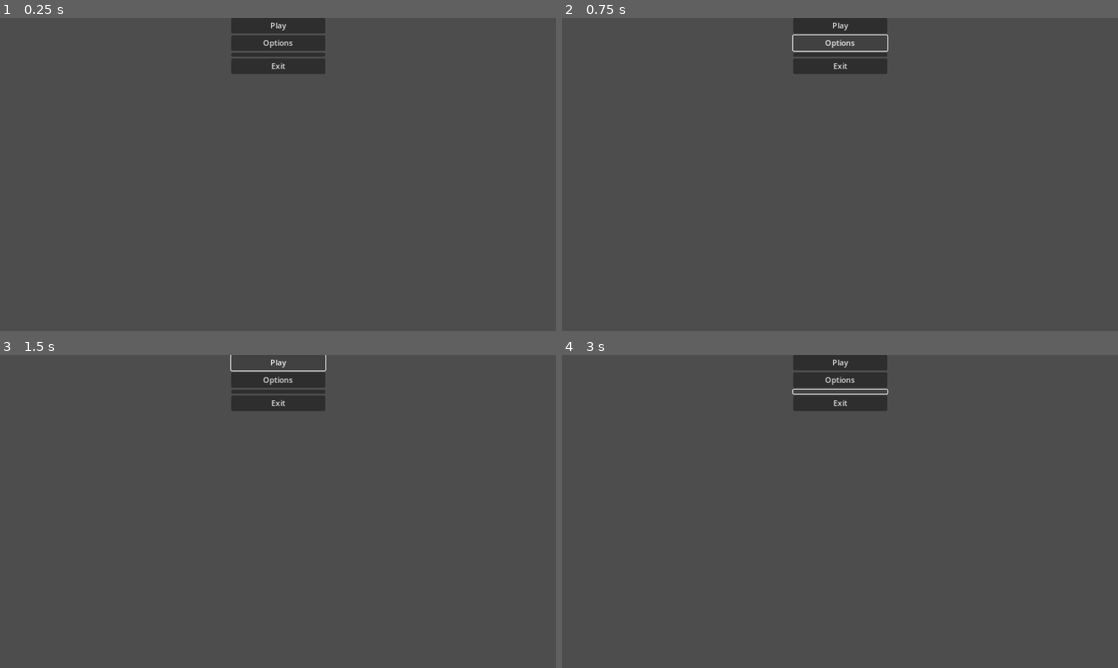
Above: before the commit, frames 1-4 (two rows, left to right).
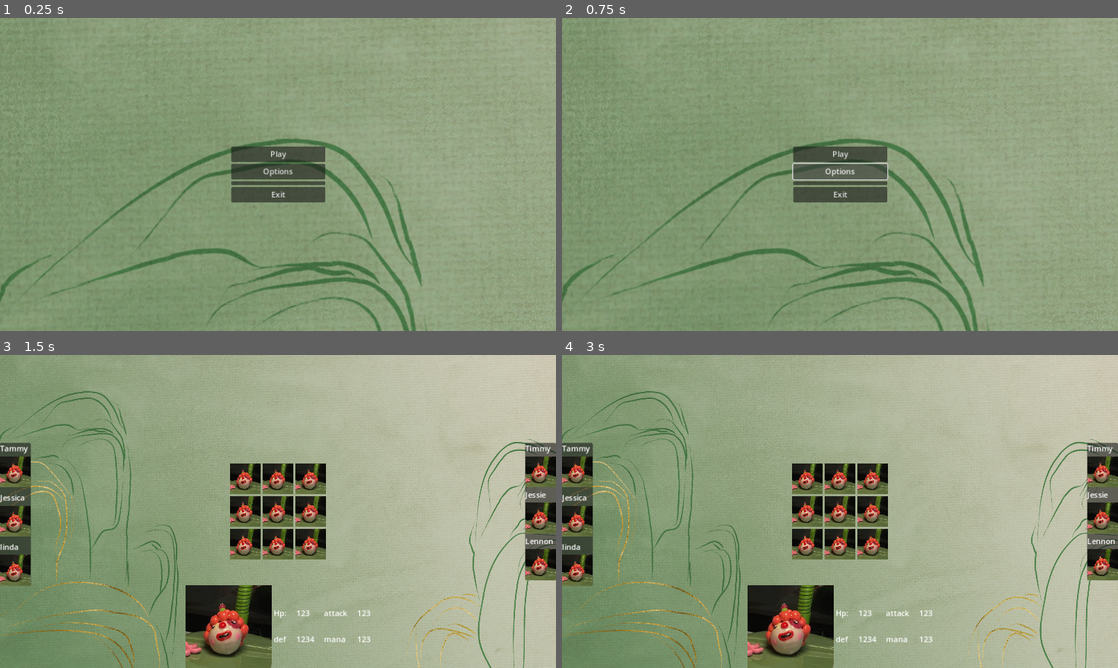
Above: after the commit, the same moments.

Repository: pt80/boardGame
Game: Godot game, scene res://scenes/mainMenu.tscn
Two runs of this game, one before a commit and one after it. Both use one fixed random seed, a clock stepped at 60 frames per second and the inputs below.
Inputs (mouse positions are in pixels of both pictures, inside the frame that each line leads up to):
- Up to frame 1 (0.25 s): no input
- Up to frame 2 (0.75 s): click "Options" at 0.5 s
- Up to frame 3 (1.5 s): click "Play" at 1.25 s
- Up to frame 4 (3 s): click (840, 361) at 2 s, where only the run before the commit has a clickable "Play"; click (840, 392) at 2.77 s

The runs differ from the first frame. In frame 1, 98% of the frame differs, in the area x 0-100%, y 0-100%; in frame 2, 98%; in frame 3, 98%; in frame 4, 98%.

Commit message:
added char select

Diff:
--- /dev/null
+++ b/scenes/characterSelect.tscn
@@ -0,0 +1,248 @@
+[gd_scene load_steps=3 format=3 uid="uid://dmafqghepc407"]
+
+[ext_resource type="Texture2D" uid="uid://bybsb2to22jbt" path="res://images/GH3SBvzacAElecm.jpg" id="1_26ryc"]
+[ext_resource type="Texture2D" uid="uid://bukp8g7xdqoa8" path="res://images/testUnit.png" id="2_3ptpw"]
+
+[node name="characterSelection" type="Control"]
+layout_mode = 3
+anchors_preset = 15
+anchor_right = 1.0
+anchor_bottom = 1.0
+grow_horizontal = 2
+grow_vertical = 2
+
+[node name="CanvasLayer" type="CanvasLayer" parent="."]
+
+[node name="TextureRect" type="TextureRect" parent="CanvasLayer"]
+offset_right = 1152.0
+offset_bottom = 648.0
+texture = ExtResource("1_26ryc")
+expand_mode = 1
+
+[node name="panelLeft" type="PanelContainer" parent="CanvasLayer"]
+offset_top = 181.5
+offset_right = 64.0
+offset_bottom = 181.5
+
+[node name="teamLeft" type="VBoxContainer" parent="CanvasLayer/panelLeft"]
+layout_mode = 2
+theme_override_constants/separation = 10
+
+[node name="unit1" type="VBoxContainer" parent="CanvasLayer/panelLeft/teamLeft"]
+layout_mode = 2
+
+[node name="unitName" type="Label" parent="CanvasLayer/panelLeft/teamLeft/unit1"]
+layout_mode = 2
+text = "Tammy
+"
+
+[node name="unitImage" type="TextureRect" parent="CanvasLayer/panelLeft/teamLeft/unit1"]
+custom_minimum_size = Vector2(64, 64)
+layout_mode = 2
+texture = ExtResource("2_3ptpw")
+expand_mode = 1
+
+[node name="unit2" type="VBoxContainer" parent="CanvasLayer/panelLeft/teamLeft"]
+layout_mode = 2
+
+[node name="unitName" type="Label" parent="CanvasLayer/panelLeft/teamLeft/unit2"]
+layout_mode = 2
+text = "Jessica"
+
+[node name="unitImage" type="TextureRect" parent="CanvasLayer/panelLeft/teamLeft/unit2"]
+custom_minimum_size = Vector2(64, 64)
+layout_mode = 2
+texture = ExtResource("2_3ptpw")
+expand_mode = 1
+
+[node name="unit3" type="VBoxContainer" parent="CanvasLayer/panelLeft/teamLeft"]
+layout_mode = 2
+
+[node name="unitName" type="Label" parent="CanvasLayer/panelLeft/teamLeft/unit3"]
+layout_mode = 2
+text = "linda"
+
+[node name="unitImage" type="TextureRect" parent="CanvasLayer/panelLeft/teamLeft/unit3"]
+custom_minimum_size = Vector2(64, 64)
+layout_mode = 2
+texture = ExtResource("2_3ptpw")
+expand_mode = 1
+
+[node name="panelRight" type="PanelContainer" parent="CanvasLayer"]
+anchors_preset = 6
+anchor_left = 1.0
+anchor_top = 0.5
+anchor_right = 1.0
+anchor_bottom = 0.5
+offset_left = -64.0
+offset_top = -140.5
+offset_bottom = 140.5
+grow_horizontal = 0
+grow_vertical = 2
+
+[node name="teamRight" type="VBoxContainer" parent="CanvasLayer/panelRight"]
+layout_mode = 2
+
+[node name="unit1" type="VBoxContainer" parent="CanvasLayer/panelRight/teamRight"]
+layout_mode = 2
+
+[node name="unitName" type="Label" parent="CanvasLayer/panelRight/teamRight/unit1"]
+layout_mode = 2
+text = "Timmy"
+
+[node name="unitImage" type="TextureRect" parent="CanvasLayer/panelRight/teamRight/unit1"]
+custom_minimum_size = Vector2(64, 64)
+layout_mode = 2
+texture = ExtResource("2_3ptpw")
+expand_mode = 1
+
+[node name="unit2" type="VBoxContainer" parent="CanvasLayer/panelRight/teamRight"]
+layout_mode = 2
+
+[node name="unitName" type="Label" parent="CanvasLayer/panelRight/teamRight/unit2"]
+layout_mode = 2
+text = "Jessie"
+
+[node name="unitImage" type="TextureRect" parent="CanvasLayer/panelRight/teamRight/unit2"]
+custom_minimum_size = Vector2(64, 64)
+layout_mode = 2
+texture = ExtResource("2_3ptpw")
+expand_mode = 1
+
+[node name="unit3" type="VBoxContainer" parent="CanvasLayer/panelRight/teamRight"]
+layout_mode = 2
+
+[node name="unitName" type="Label" parent="CanvasLayer/panelRight/teamRight/unit3"]
+layout_mode = 2
+text = "Lennon"
+
+[node name="unitImage" type="TextureRect" parent="CanvasLayer/panelRight/teamRight/unit3"]
+custom_minimum_size = Vector2(64, 64)
+layout_mode = 2
+texture = ExtResource("2_3ptpw")
+expand_mode = 1
+
+[node name="characterSelect" type="GridContainer" parent="CanvasLayer"]
+anchors_preset = 8
+anchor_left = 0.5
+anchor_top = 0.5
+anchor_right = 0.5
+anchor_bottom = 0.5
+offset_left = -100.0
+offset_top = -100.0
+offset_right = 100.0
+offset_bottom = 100.0
+grow_horizontal = 2
+grow_vertical = 2
+columns = 3
+
+[node name="TextureRect" type="TextureRect" parent="CanvasLayer/characterSelect"]
+custom_minimum_size = Vector2(64, 64)
+layout_mode = 2
+texture = ExtResource("2_3ptpw")
+expand_mode = 1
+
+[node name="TextureRect2" type="TextureRect" parent="CanvasLayer/characterSelect"]
+custom_minimum_size = Vector2(64, 64)
+layout_mode = 2
+texture = ExtResource("2_3ptpw")
+expand_mode = 1
+
+[node name="TextureRect3" type="TextureRect" parent="CanvasLayer/characterSelect"]
+custom_minimum_size = Vector2(64, 64)
+layout_mode = 2
+texture = ExtResource("2_3ptpw")
+expand_mode = 1
+
+[node name="TextureRect4" type="TextureRect" parent="CanvasLayer/characterSelect"]
+custom_minimum_size = Vector2(64, 64)
+layout_mode = 2
+texture = ExtResource("2_3ptpw")
+expand_mode = 1
+
+[node name="TextureRect5" type="TextureRect" parent="CanvasLayer/characterSelect"]
+custom_minimum_size = Vector2(64, 64)
+layout_mode = 2
+texture = ExtResource("2_3ptpw")
+expand_mode = 1
+
+[node name="TextureRect6" type="TextureRect" parent="CanvasLayer/characterSelect"]
+custom_minimum_size = Vector2(64, 64)
+layout_mode = 2
+texture = ExtResource("2_3ptpw")
+expand_mode = 1
+
+[node name="TextureRect7" type="TextureRect" parent="CanvasLayer/characterSelect"]
+custom_minimum_size = Vector2(64, 64)
+layout_mode = 2
+texture = ExtResource("2_3ptpw")
+expand_mode = 1
+
+[node name="TextureRect8" type="TextureRect" parent="CanvasLayer/characterSelect"]
+custom_minimum_size = Vector2(64, 64)
+layout_mode = 2
+texture = ExtResource("2_3ptpw")
+expand_mode = 1
+
+[node name="TextureRect9" type="TextureRect" parent="CanvasLayer/characterSelect"]
+custom_minimum_size = Vector2(64, 64)
+layout_mode = 2
+size_flags_vertical = 4
+texture = ExtResource("2_3ptpw")
+expand_mode = 1
+
+[node name="HBoxContainer" type="HBoxContainer" parent="CanvasLayer"]
+anchors_preset = 7
+anchor_left = 0.5
+anchor_top = 1.0
+anchor_right = 0.5
+anchor_bottom = 1.0
+offset_left = -168.0
+offset_top = -171.0
+offset_right = 168.0
+grow_horizontal = 2
+grow_vertical = 0
+alignment = 1
+
+[node name="TextureRect" type="TextureRect" parent="CanvasLayer/HBoxContainer"]
+layout_mode = 2
+texture = ExtResource("2_3ptpw")
+
+[node name="GridContainer" type="GridContainer" parent="CanvasLayer/HBoxContainer"]
+layout_mode = 2
+size_flags_vertical = 4
+theme_override_constants/h_separation = 20
+theme_override_constants/v_separation = 30
+columns = 4
+
+[node name="Label" type="Label" parent="CanvasLayer/HBoxContainer/GridContainer"]
+layout_mode = 2
+text = "Hp:"
+
+[node name="Label2" type="Label" parent="CanvasLayer/HBoxContainer/GridContainer"]
+layout_mode = 2
+text = "123"
+
+[node name="Label3" type="Label" parent="CanvasLayer/HBoxContainer/GridContainer"]
+layout_mode = 2
+text = "attack"
+
+[node name="Label4" type="Label" parent="CanvasLayer/HBoxContainer/GridContainer"]
+layout_mode = 2
+text = "123"
+
+[node name="Label5" type="Label" parent="CanvasLayer/HBoxContainer/GridContainer"]
+layout_mode = 2
+text = "def"
+
+[node name="Label6" type="Label" parent="CanvasLayer/HBoxContainer/GridContainer"]
+layout_mode = 2
+text = "1234"
+
+[node name="Label7" type="Label" parent="CanvasLayer/HBoxContainer/GridContainer"]
+layout_mode = 2
+text = "mana"
+
+[node name="Label8" type="Label" parent="CanvasLayer/HBoxContainer/GridContainer"]
+layout_mode = 2
+text = "123"
--- a/scenes/mainMenu.gd
+++ b/scenes/mainMenu.gd
@@ -1,15 +1,15 @@
 extends Control
-
-
-# Called when the node enters the scene tree for the first time.
-func _ready():
-	pass # Replace with function body.
-
-
-# Called every frame. 'delta' is the elapsed time since the previous frame.
-func _process(delta):
-	pass
 
 
 func _on_play_pressed():
 	print('yo DJ play dat shit')
+	get_tree().change_scene_to_file("res://scenes/characterSelect.tscn")
+
+
+func _on_options_pressed():
+	print('show me you options')
+
+
+func _on_exit_pressed():
+	print('bye btye')
+	get_tree().quit()
--- a/scenes/mainMenu.tscn
+++ b/scenes/mainMenu.tscn
@@ -1,6 +1,7 @@
-[gd_scene load_steps=2 format=3 uid="uid://cj4a6vfwhirvp"]
+[gd_scene load_steps=3 format=3 uid="uid://cj4a6vfwhirvp"]
 
 [ext_resource type="Script" path="res://scenes/mainMenu.gd" id="1_0c3f3"]
+[ext_resource type="Texture2D" uid="uid://bybsb2to22jbt" path="res://images/GH3SBvzacAElecm.jpg" id="2_ujx2g"]
 
 [node name="mainMenu" type="Control"]
 layout_mode = 3
@@ -9,18 +10,31 @@
 anchor_bottom = 1.0
 grow_horizontal = 2
 grow_vertical = 2
+size_flags_horizontal = 4
+size_flags_vertical = 4
 script = ExtResource("1_0c3f3")
 
 [node name="CanvasLayer" type="CanvasLayer" parent="."]
 
+[node name="ColorRect" type="TextureRect" parent="CanvasLayer"]
+offset_right = 40.0
+offset_bottom = 40.0
+texture = ExtResource("2_ujx2g")
+
 [node name="VBoxContainer" type="VBoxContainer" parent="CanvasLayer"]
-anchors_preset = 5
+anchors_preset = 8
 anchor_left = 0.5
+anchor_top = 0.5
 anchor_right = 0.5
+anchor_bottom = 0.5
 offset_left = -97.5
+offset_top = -56.5
 offset_right = 97.5
-offset_bottom = 113.0
+offset_bottom = 56.5
 grow_horizontal = 2
+grow_vertical = 2
+size_flags_horizontal = 4
+size_flags_vertical = 4
 
 [node name="Play" type="Button" parent="CanvasLayer/VBoxContainer"]
 layout_mode = 2
@@ -39,3 +53,5 @@
 "
 
 [connection signal="pressed" from="CanvasLayer/VBoxContainer/Play" to="." method="_on_play_pressed"]
+[connection signal="pressed" from="CanvasLayer/VBoxContainer/Options" to="." method="_on_options_pressed"]
+[connection signal="pressed" from="CanvasLayer/VBoxContainer/Exit" to="." method="_on_exit_pressed"]
Binary file added: images/GH3SBvzacAElecm.jpg
Not shown, added: images/GH3SBvzacAElecm.jpg.import
Binary file added: images/testUnit.png
Not shown, added: images/testUnit.png.import
